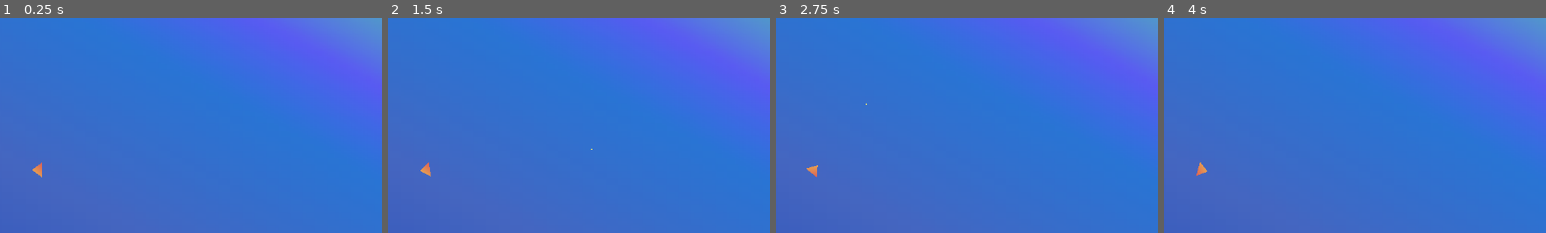
Above: before the commit, frames 1-4 (left to right).
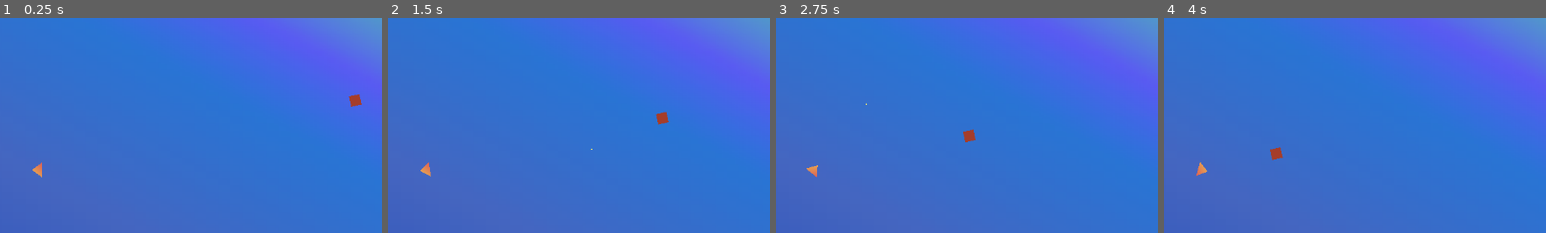
Above: after the commit, the same moments.

Repository: nskins/triangle-defender
Game: Godot game, scene res://world.tscn
Two runs of this game, one before a commit and one after it. Both use one fixed random seed, a clock stepped at 60 frames per second and the inputs below.
Inputs (mouse positions are % of the whole screen's width and height, from its top left):
- Up to frame 1 (0.25 s): no input
- Up to frame 2 (1.5 s): tap Enter at 0.5 s; move the mouse to (72, 45) at 0.52 s; move the mouse to (30, 55) at 1.27 s
- Up to frame 3 (2.75 s): move the mouse to (60, 28) at 2.02 s
- Up to frame 4 (4 s): move the mouse to (45, 70) at 2.77 s; tap Space at 3.5 s; move the mouse to (80, 65) at 3.52 s
The pictures show only the part of the screen within x 45-95%, y 15-65%; the shares and areas given below are measured in that part.

The runs differ from the first frame. In frame 1, 0.1% of the frame differs, in the area x 91-95%, y 35-42%; in frame 2, 0.2%, in the area x 70-74%, y 43-50%; in frame 3, 0.2%; in frame 4, 0.2%.

Commit message:
Make mobs move toward the triangle

Diff:
--- /dev/null
+++ b/Mob.gd
@@ -0,0 +1,14 @@
+extends Area2D
+
+var speed = 100
+
+# TODO: it would be better to get these numbers from the
+#       current position of the Triangle instead of hardcoding.
+var destination = Vector2(577, 324)
+
+func _physics_process(delta):
+	look_at(destination)
+
+	var normalized_destination = destination.normalized()
+
+	position += transform.x * speed * delta
--- a/mob.tscn
+++ b/mob.tscn
@@ -1,9 +1,12 @@
-[gd_scene load_steps=2 format=3 uid="uid://cf6jtkwfwesoi"]
+[gd_scene load_steps=3 format=3 uid="uid://cf6jtkwfwesoi"]
+
+[ext_resource type="Script" path="res://Mob.gd" id="1_3acxy"]
 
 [sub_resource type="RectangleShape2D" id="RectangleShape2D_vn0lo"]
 size = Vector2(16, 16)
 
 [node name="Mob" type="Area2D"]
+script = ExtResource("1_3acxy")
 metadata/_edit_group_ = true
 
 [node name="CollisionShape2D" type="CollisionShape2D" parent="."]
--- a/world.tscn
+++ b/world.tscn
@@ -1,6 +1,7 @@
-[gd_scene load_steps=7 format=3 uid="uid://c8ipvhp82hema"]
+[gd_scene load_steps=8 format=3 uid="uid://c8ipvhp82hema"]
 
 [ext_resource type="Script" path="res://Triangle.gd" id="1_vik46"]
+[ext_resource type="PackedScene" uid="uid://cf6jtkwfwesoi" path="res://mob.tscn" id="2_47xi7"]
 
 [sub_resource type="ShaderMaterial" id="ShaderMaterial_ty8sl"]
 
@@ -52,4 +53,7 @@
 wait_time = 0.5
 autostart = true
 
+[node name="Mob" parent="." instance=ExtResource("2_47xi7")]
+position = Vector2(1080, 214)
+
 [connection signal="timeout" from="Triangle/ShootTimer" to="Triangle" method="_on_shoot_timer_timeout"]
